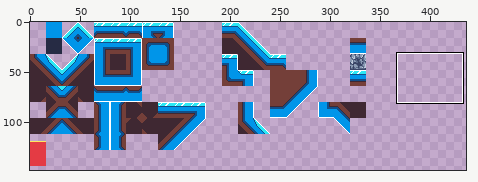
Edited in one commit: sprite sheet (res/gfx/tileset.png). Above: a wide view before the commit, with the close-up outlined.
Close-up. Before the commit:
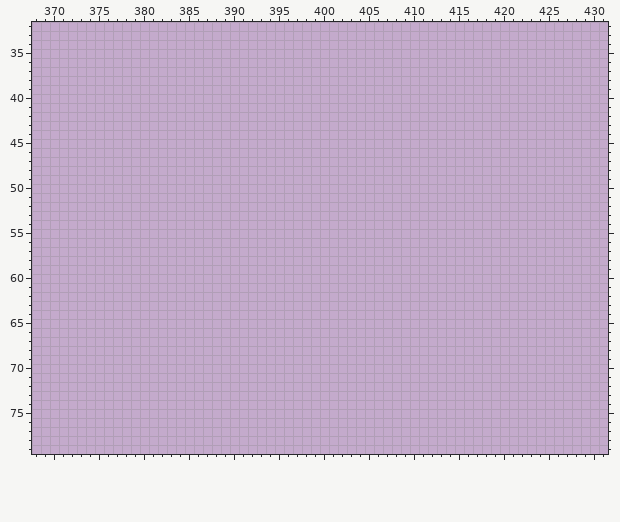
The file is 512x512 pixels. Shown: x 368..431, y 32..79. The wide view leaves out empty margins. The commit also changed other parts of the picture, which this record leaves out.
New version:
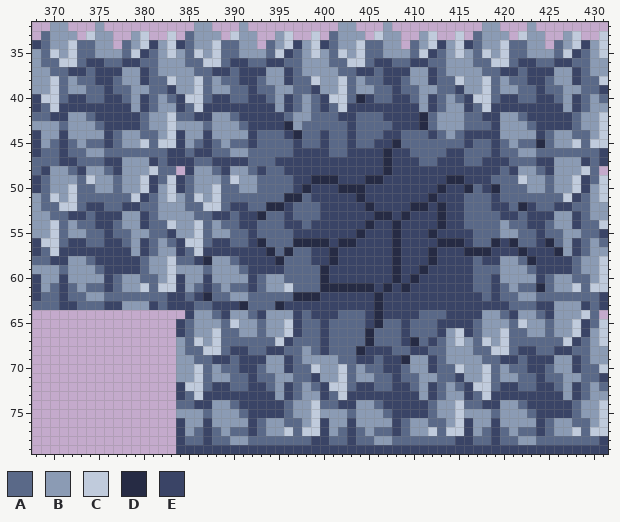
Palette (. is transparent): A #5a6988  B #8b9bb4  C #c0cbdc  D #262b44  E #3a4466
Difference:
Changed rows in their new state; - is an unchanged pixel.
first column x 368:
32 --BB---B----------BB---B----------BB---B----------BB---B--------
33 -ABBB-CBB--BC--C-ABBB-CBB--BC--C-ABBB-CBB--BC--C-ABBB-CBB--BC--C
34 EABBCAABB-ABCEBCEABBCAABB-ABCEBCEABBCAABB-ABCEBCEABBCAABB-ABCEBC
35 BACBCAABBBACEABCBACBCAABBBACEABCBACBCAABBBACEABCBACBCAABBBACEABC
36 BAACCAEEAAEEAABBBAACCAEEAAEEAABBBAACCAEEAAEEAABBBAACCAEEAAEEAABB
37 BBAAEEAEEEBBEABBBBAAEEAEEEBBEABBBBAAEEAEEEBBEABBBBAAEEAEEEBBEABB
38 BBCABAAEEABBEAACBBCABAAEEABBEAACBBCABAAEEABBEAACBBCABAAEEABBEAAC
39 BBCABBAAEAABBAAEBBCABBAAEAABBAAEBBCABBAAEAABBAAEBBCABBAAEAABBAAE
40 ECCAEEAAEEABEABAECCAEEAAEEABEABAECCADEAAEEABEABAECCAEEAAEEABEABA
41 EACEEEEEEEEBEABBEACEEEEEEEEBEABAEACEEEEEEEEBEABBEACEEEEEEEEBEABB
42 AAEEBBAEEEEEABBCAAEEBBAEEEEEABBAAAEEAAAEEEEDABBBAAEEBBAEEEEEABBC
43 BBBABBBAEEEEABBCBBBABBBAEEEEDBAAAAAEAAAAEEEDABBBAAAEBBBAEEEEABBC
44 EBBEBBBBEABBAABCEBBEBBBBEAAAEDAAEAAEAAAEEAAAEABAEEEEBBBBEABBAABC
45 EBAEABAAEABBCACCEBAEABAAEAAAAEAAEAAEAAEEDAAAAAAAEAAEABAADABBCACC
46 EAAEAABBAAAAAAAEEAEEAABBAAAAAEEEEAAEEEEDEEAAAAEEAAAEAABBAAAAAAAE
47 AAAEEAAAEEBBBEAEEEAAEEEEAAAEEEEEEEEEEEEDEEEAAEEEAAEEEAAAEEBBBEAE
48 AEBBAEBBAEBBBCAA-EBBAEBBAEAAEEEEEEEEEEEDEEEEEEEEEEEEAEBBAEBBBCA-
49 EABBBACBBABBCEACEABBBACBBAAAAEEDDDEEEDDEEEEEEEDDEEEAAACBBABBCEAC
50 EABBCAABBABBCEBCEABBCAABBAAAAEDEEEDDDEEEEEEEEDEEDAEDAAABBABBCEBC
51 BACBCAAAAAACEABCBACBCAAAAAAADDAEEEEEDEEEEEEEDEEEAAAEAAAAAAACEABC
52 BAACCAEEAAEEAABBBAACCAEEAADDEAAAEEEEEDEEEEDDEDEEAAAEEADEAAEEAABB
53 BBAAEEAEEEBBEABBBBAAEEAEEDAAEAAAEEEEEEDDEDEEEDEEAAAAEEAEEEBBEABB
54 BBCABAAEEABBEAACBBCABAAEEAAAEEAEEEEEEDEEDEEEEDEEAAAABAAEEABBEAAC
55 BBCABBAAEAABBAAEBBCABBAAEAAAAEEEEEEEDEEEDEEEDEEEEAAABBAAEAABBAAE
56 ECCAEEAAEEABEABAECCAEEAAEDAAADDDDEDDEEEEDEEEEDDDEAADEDAAEDABEABA
57 EACEEEEEEEEBEABBEACEEEEEEEDADAAEEDEEEEEEDEEEDEEEDDDEEEDEEEDBEABB
58 AAEEBBAEEEEEABBCAAEDBBAEEEEDAAAEEDEEEEEEDEEEDEEEEAEEBBADEEEEABBC
59 BBBABBBAEEEEABBCBBBABBBAEEEEAAAADEEEEEEEDEEDEEEEEAAABBBAEEEEABBC
60 EBBEBBBBEABBAABCEBBEBBBBEABBAAAADEEEEEEEDEDEEEEEEAAEBBBBEABBAABC
61 EBAEABAAEABBCACCEBAEABAAEABBCAAADDDDDDEDEDEEEEEEEAAEABAADABBCACC
62 EAAEAABBAAAAAAAEEAEDAABBAAAAADDDEEEEEEDEEEEEEEEEEEAEAABBAAAAAAAE
63 AAAEEAAAEEBBBEAEEEAAEEEDAAADEEEEEEEEEEDEEEEEEEEEEEEEEAAAEEBBBEAE
64 -----------------EBBAEBBAEBBBEAEEEAAAEDEEEEAAAEEEEBBAEBBAEBBBCA-
65 ----------------EABBBACBBABBCEAAEAAAAEDAAEAAAEEEEABBBACBBABBCEAC
66 ----------------EABBCAABBABBCEAAEAAAADAAAEAAAEBCEABBCAABBABBCEBC
67 ----------------BACBCAAAAAACEAAAEAAAADAAAEDAEABCBACBCAAAAAACEABC
68 ----------------BAACCAEEAAEEAABAEAAADEEEAAEEAABBBAACCAEEAAEEAABB
69 ----------------BBAAEEAEEEBBEABBBBAAEEAEEDBBEABBBBAAEEAEEEBBEABB
70 ----------------BBCABAAEEABBEAACBBCABAAEEABBEAACBBCABAAEEABBEAAC
71 ----------------BBCABBAAEAABBAAEBBCABBAAEAABBAAEBBCABBAAEAABBAAE
72 ----------------ECCAEEAAEEABEABAECCAEEAAEEABEABAECCAEEAAEEABEABA
73 ----------------EACEEEEEEEEBEABBEACEEEEEEEEBEABBEACEEEEEEEEBEABB
74 ----------------AAEEBBAEEEEEABBCAAEEBBAEEEEEABBCAAEEBBAEEEEEABBC
75 ----------------BBBABBBAEEEEABBCBBBABBBAEEEEABBCBBBABBBAEEEEABBC
76 ----------------EBBEBBBBEABBAABCEBBEBBBBEABBAABCEBBEBBBBEABBAABC
77 ----------------EBAEABAAEABBCACCEBAEABAAEABBCACCEBAEABAAEABBCACC
78 ----------------EAAEAABBAAAAAAAEEAAEAABBAAAAAAAEEAAEAABBAAAAAAAE
79 ----------------EEEEEEEEEEEEEEEEEEEEEEEEEEEEEEEEEEEEEEEEEEEEEEEE
Boxes around the changes in both close-ups, in picture pixels (x1, y1, x2, y2):
added: (32, 22, 608, 454)
